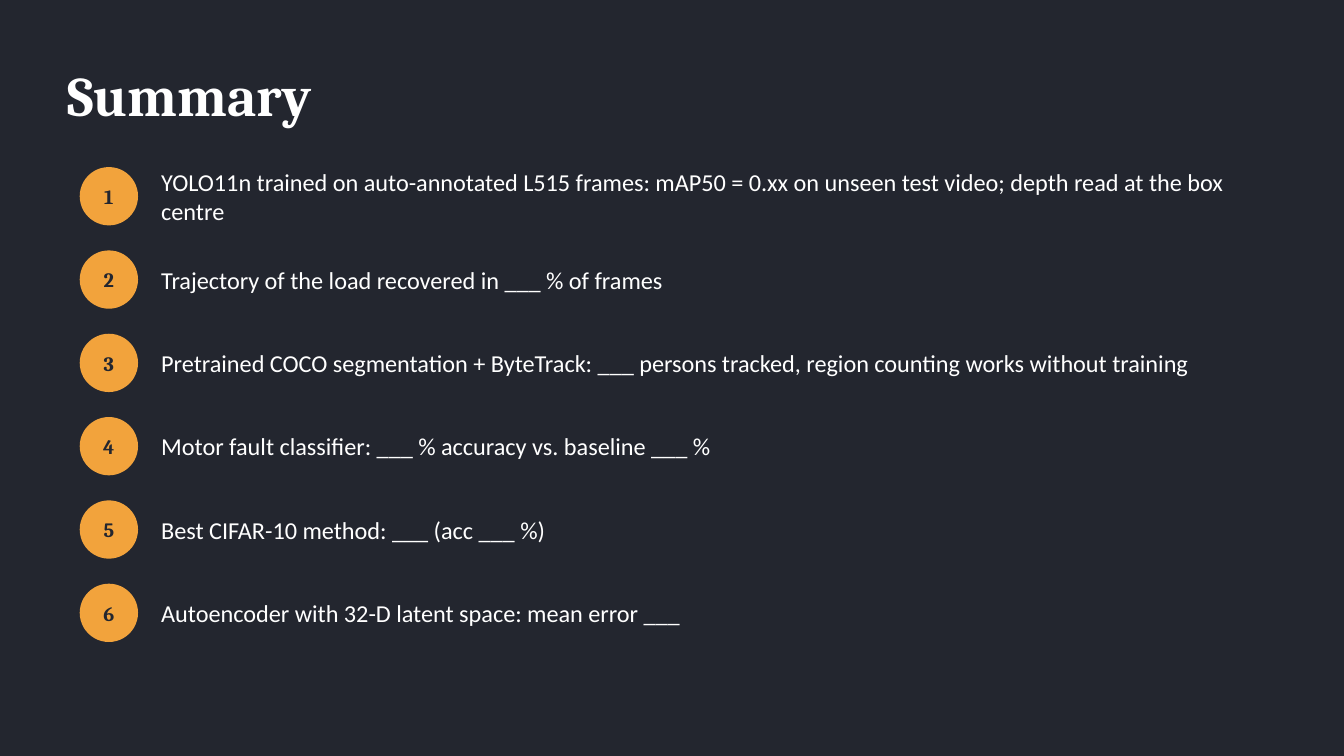
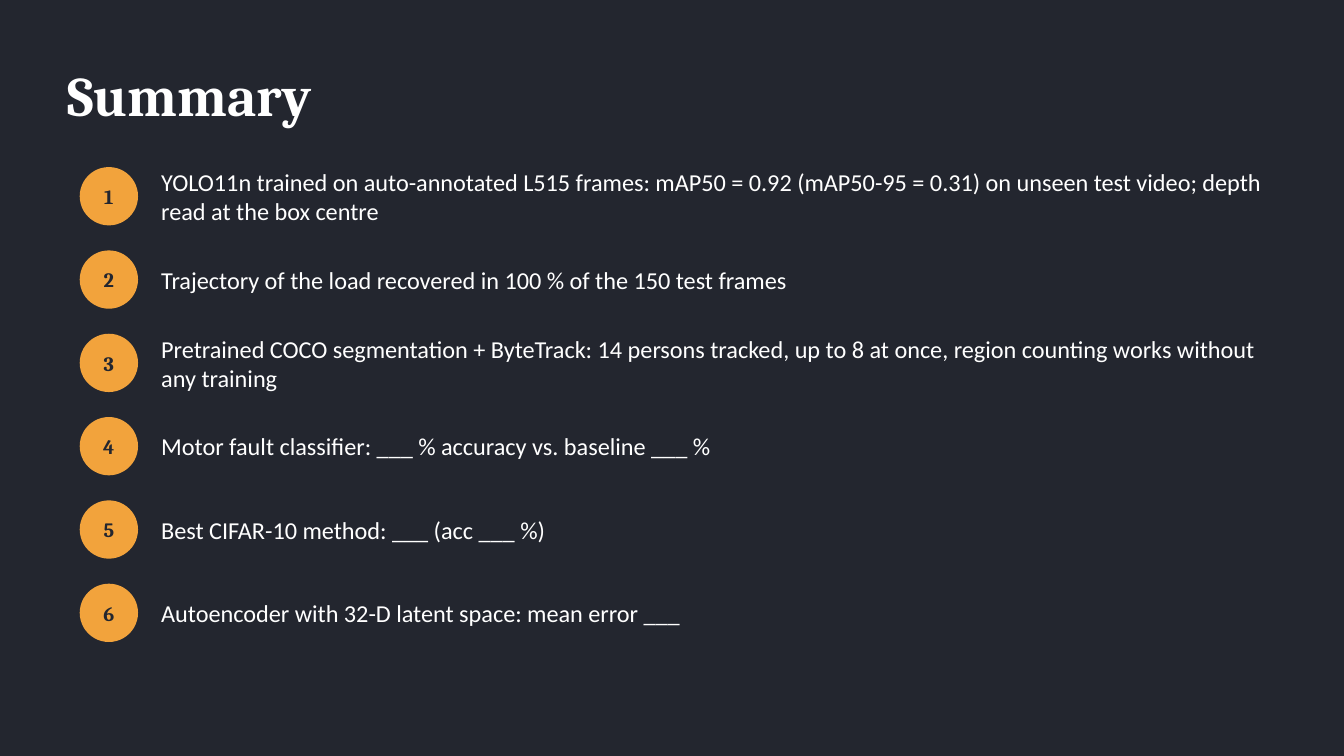
Before and after one commit to AreGundersen/MAS512, a slide deck: slide 13 of Assignment 1/MAS512_assignment1_gr5.pptx. Drawn at 1344x756 pixels with LibreOffice and Linux fonts; fonts in the diff are those of the drawing. Boxes give left, top, right and bottom in pixels: in the first picture for what was removed or moved away, otherwise in the second. Text is boxed around its words. In the diff, an @@ line names an element or a change of style, - is before the commit and + after.

```diff
--- a/Assignment 1/MAS512_assignment1_gr5.pptx
+++ b/Assignment 1/MAS512_assignment1_gr5.pptx
@@ text at (161,173,1260,220): text changed @@
-YOLO11n trained on auto-annotated L515 frames: mAP50 = 0.xx on unseen test video; depth read at the box centre
+YOLO11n trained on auto-annotated L515 frames: mAP50 = 0.92 (mAP50-95 = 0.31) on unseen test video; depth read at the box centre
@@ text at (161,272,787,293): text changed @@
-Trajectory of the load recovered in ___ % of frames
+Trajectory of the load recovered in 100 % of the 150 test frames
@@ text at (161,341,1254,391): text changed @@
-Pretrained COCO segmentation + ByteTrack: ___ persons tracked, region counting works without training
+Pretrained COCO segmentation + ByteTrack: 14 persons tracked, up to 8 at once, region counting works without any training
```
Also in this commit, not shown: 3 other slides changed, 1 slide added, 1 slide removed, 1 other file.
